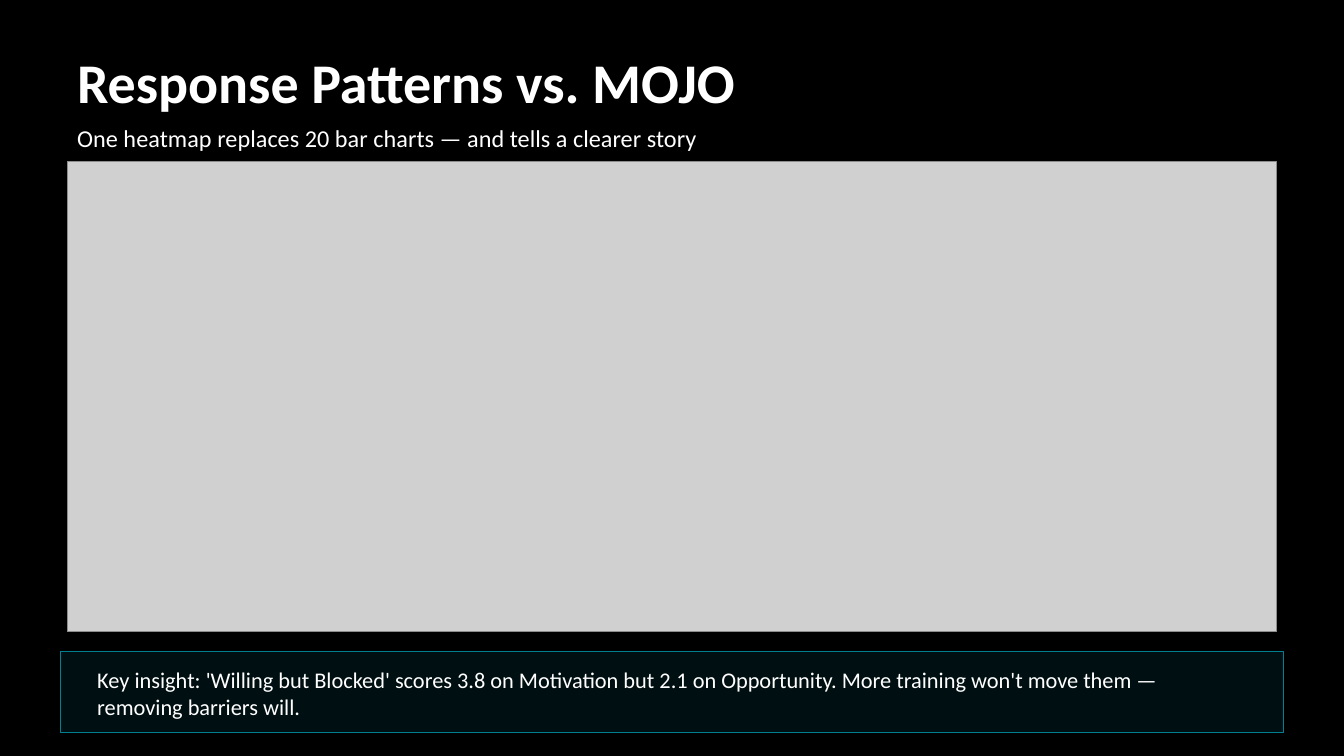
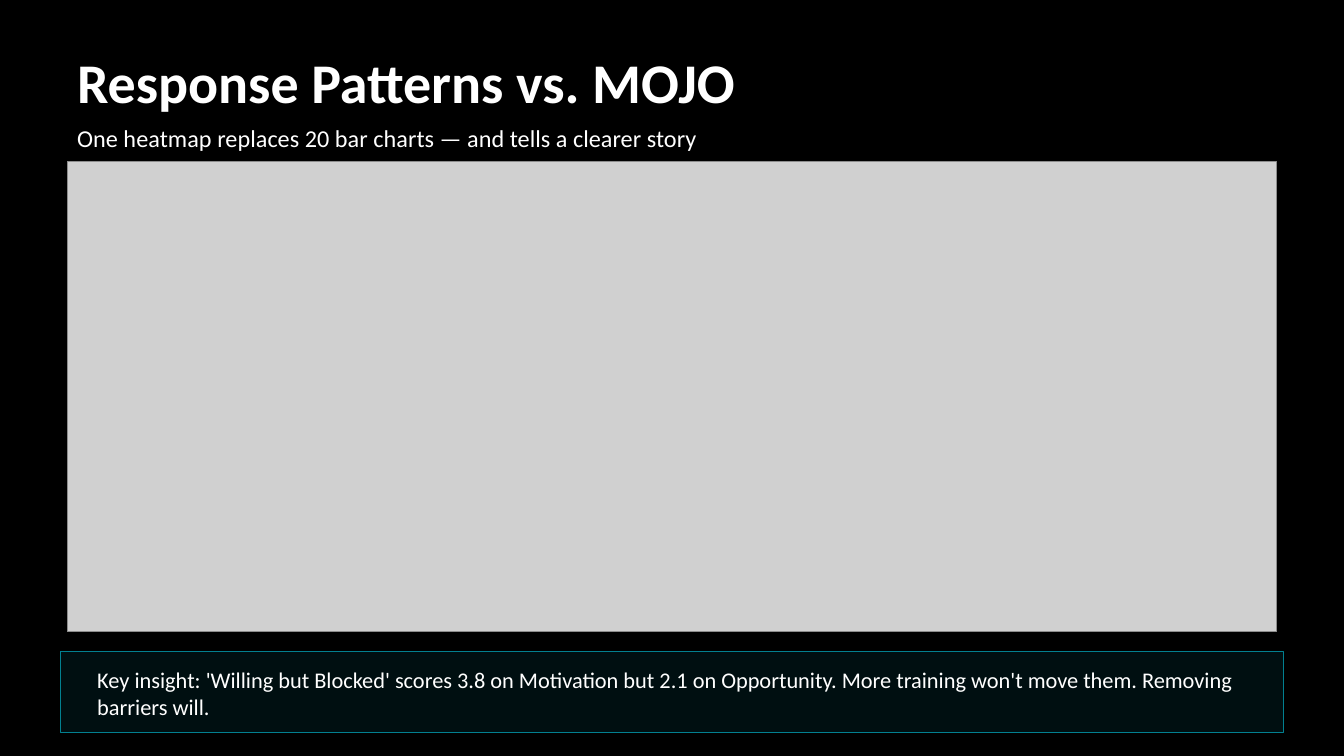
Before and after one commit to Rabbitoreg/guildwebinar, a slide deck: slide 34 of 04-presentation/Speaking Data.pptx. Drawn at 1344x756 pixels with LibreOffice and Linux fonts; fonts in the diff are those of the drawing; grey boxes stand for pictures. Boxes give left, top, right and bottom in pixels: in the first picture for what was removed or moved away, otherwise in the second. Text is boxed around its words. In the diff, an @@ line names an element or a change of style, - is before the commit and + after.

Commit message:
Update Speaking Data presentation

```diff
--- a/04-presentation/Speaking Data.pptx
+++ b/04-presentation/Speaking Data.pptx
@@ text at bbox=[97, 672, 1232, 715]: text changed @@
-Key insight: 'Willing but Blocked' scores 3.8 on Motivation but 2.1 on Opportunity. More training won't move them — removing barriers will.
+Key insight: 'Willing but Blocked' scores 3.8 on Motivation but 2.1 on Opportunity. More training won't move them. Removing barriers will.
```
